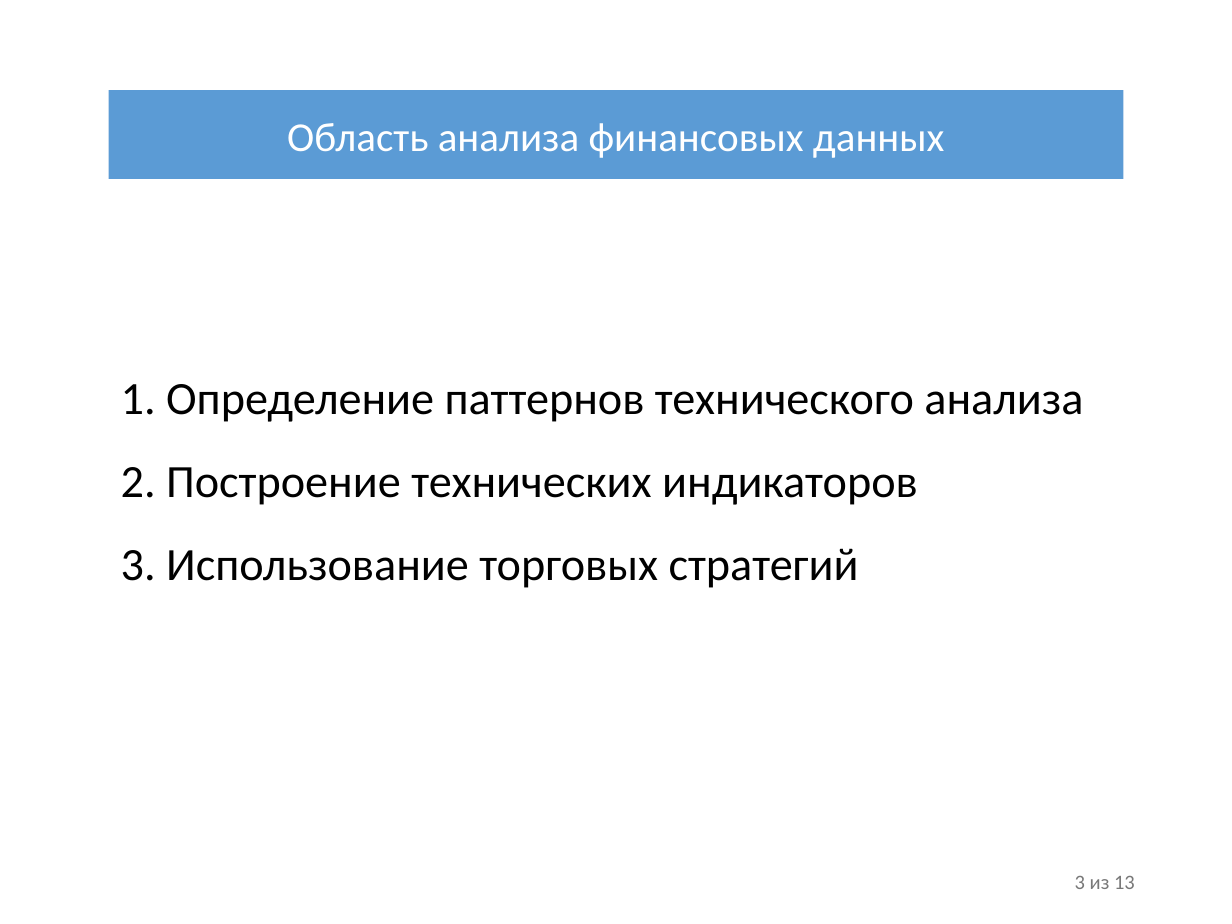
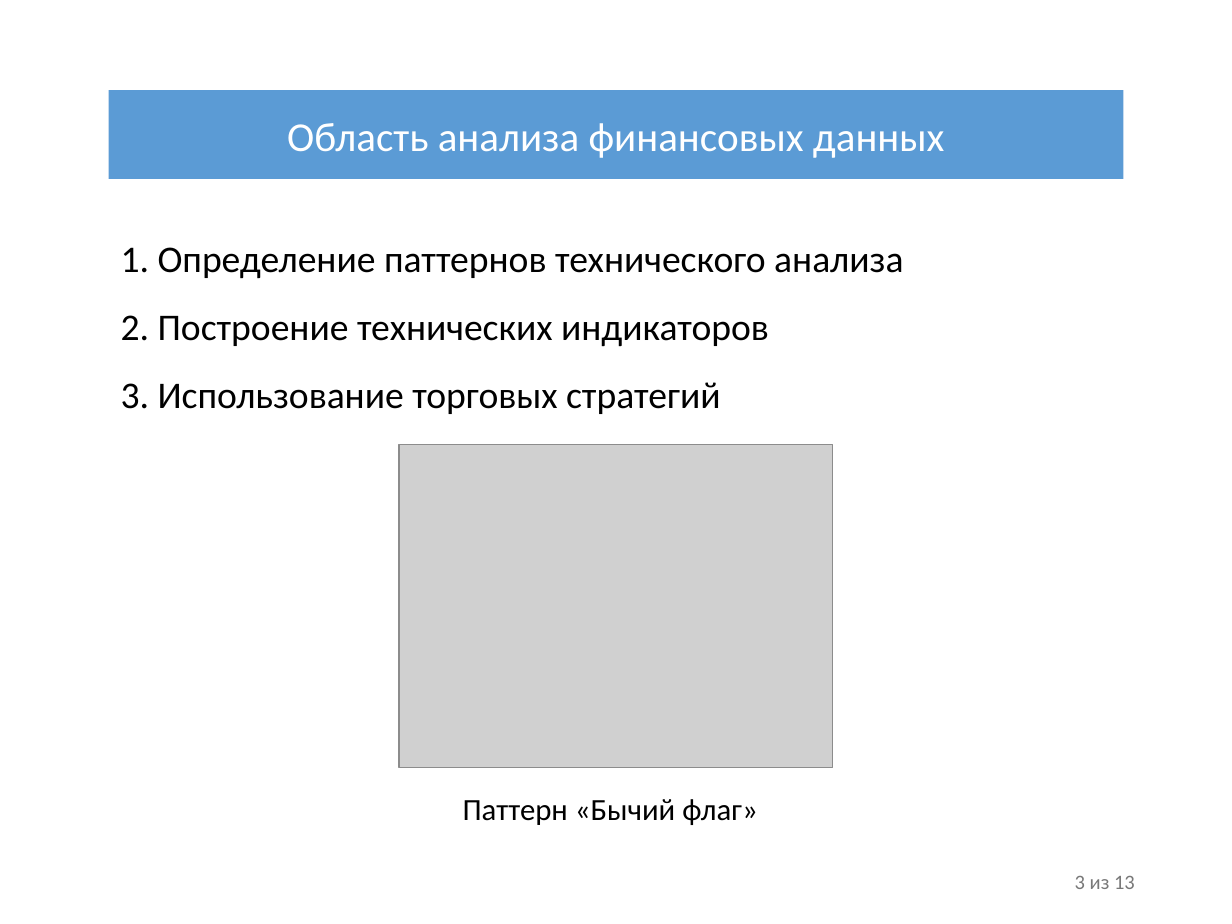
Before and after one commit to IliiaDenisov/masters-thesis, a slide deck: slide 3 of Презентация диплома.pptx. Drawn at 1232x924 pixels with LibreOffice and Linux fonts; fonts in the diff are those of the drawing; grey boxes stand for pictures. Boxes give left, top, right and bottom in pixels: in the first picture for what was removed or moved away, otherwise in the second. Text is boxed around its words. In the diff, an @@ line names an element or a change of style, - is before the commit and + after.

Commit message:
Добавить пример паттерна@

```diff
--- a/Презентация диплома.pptx
+++ b/Презентация диплома.pptx
@@ text "1. Определение паттернов технического анализа" moved from (x1=121, y1=384, x2=1083, y2=588) to (x1=121, y1=247, x2=903, y2=414) @@
@@ text "1. Определение паттернов технического анализа" at (x1=121, y1=247, x2=903, y2=414): size 27 to 22 pt @@
@@ picture added at (x1=399, y1=445, x2=833, y2=769) @@
@@ text added at (x1=463, y1=799, x2=757, y2=825), 18 pt, text #000000 @@
+Паттерн «Бычий флаг»
```
